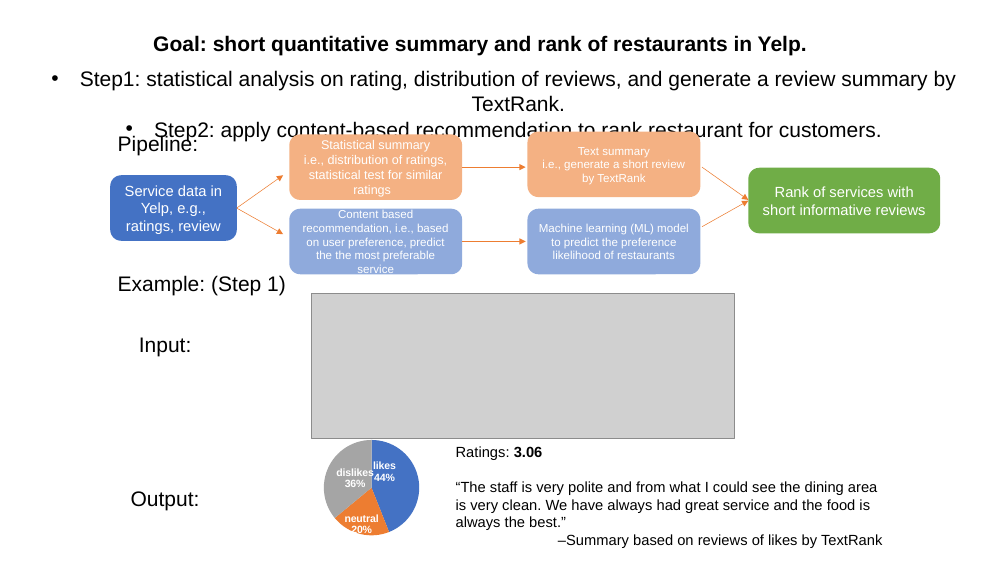
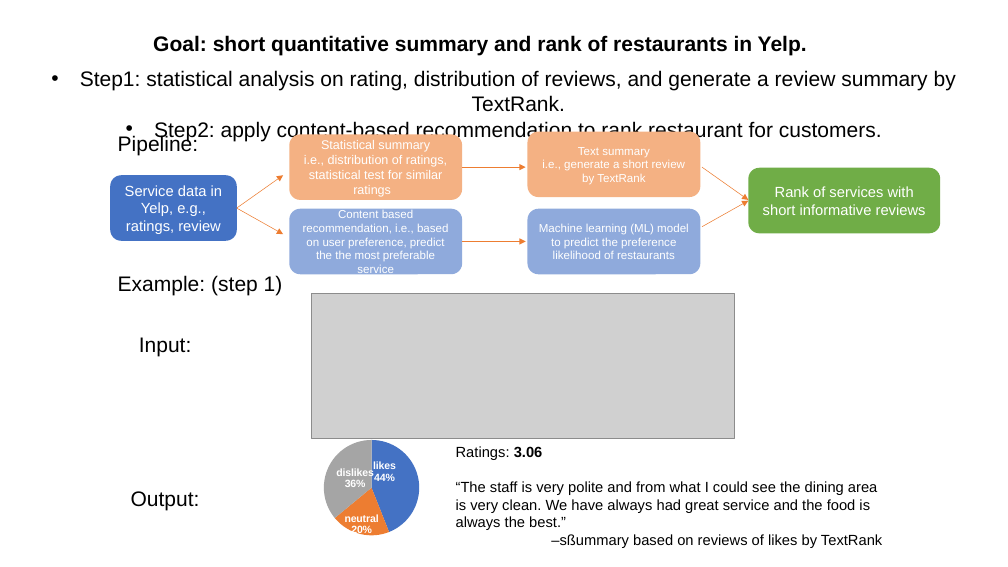
Before and after one commit to honeybird1991/Data_Incubator_Project, a slide deck: slide 1 of Project/Outline.pptx. Drawn at 1008x567 pixels with LibreOffice and Linux fonts; fonts in the diff are those of the drawing; grey boxes stand for pictures. Boxes give left, top, right and bottom in pixels: in the first picture for what was removed or moved away, otherwise in the second. Text is boxed around its words. In the diff, an @@ line names an element or a change of style, - is before the commit and + after.

```diff
--- a/Project/Outline.pptx
+++ b/Project/Outline.pptx
@@ text at box(118, 275, 283, 296): text changed @@
-Example: (Step 1)
+Example: (step 1)
@@ text at box(551, 534, 882, 548): text changed @@
-–Summary based on reviews of likes by TextRank
+–sßummary based on reviews of likes by TextRank
```
Also in this commit, not shown: 1 other file.
